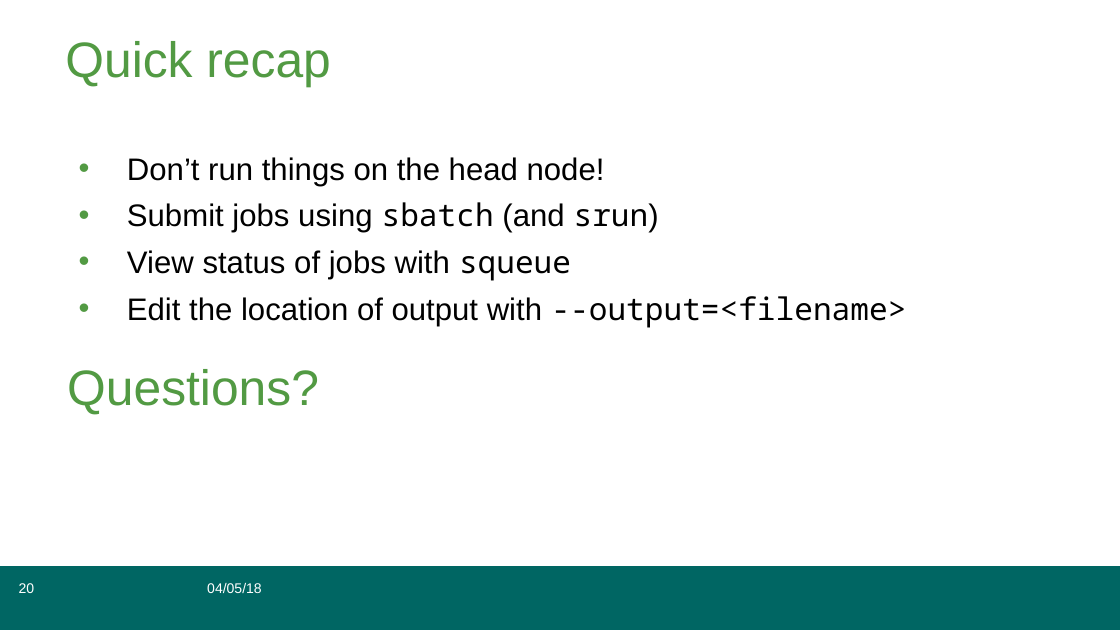
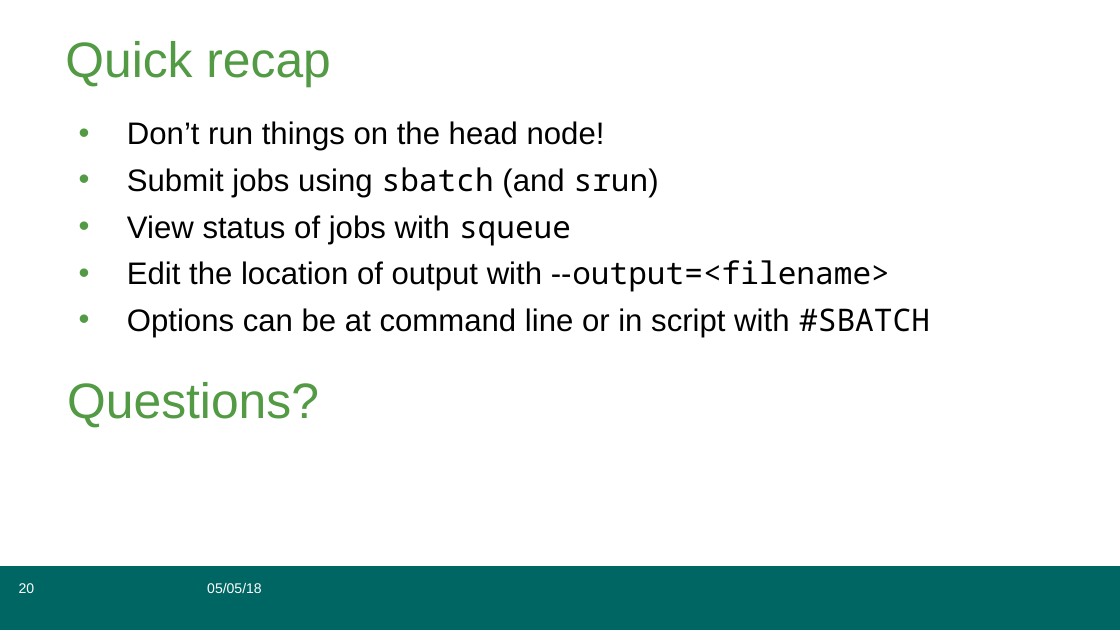
Before and after one commit to grimbough/embl_hpc, a slide deck: slide 20 of cluster_training2018.odp. Drawn at 1120x630 pixels with LibreOffice and Linux fonts; fonts in the diff are those of the drawing. Boxes give left, top, right and bottom in pixels: in the first picture for what was removed or moved away, otherwise in the second. Text is boxed around its words. In the diff, an @@ line names an element or a change of style, - is before the commit and + after.

```diff
--- a/cluster_training2018.odp
+++ b/cluster_training2018.odp
@@ text "Don’t run things on the ...": place and size @@
-text "Don’t run things on the ..." at (127, 157, 906, 328)
+text "Don’t run things on the ..." at (127, 121, 930, 337)
@@ text at (127, 260, 890, 291): font Noto Sans Mono to Arial in "--output=<filename>" @@
@@ text at (127, 308, 930, 337): paragraph added @@
+• Options can be at command line or in script with #SBATCH
@@ title "Questions?": place and size @@
-title "Questions?" at (67, 369, 319, 415)
+title "Questions?" at (67, 382, 319, 428)
@@ text in free at (207, 583, 261, 593): text changed @@
-04/05/18
+05/05/18
```
Also in this commit, not shown: 74 other slides changed, 6 slides added, 5 slides removed, 4 other files.
